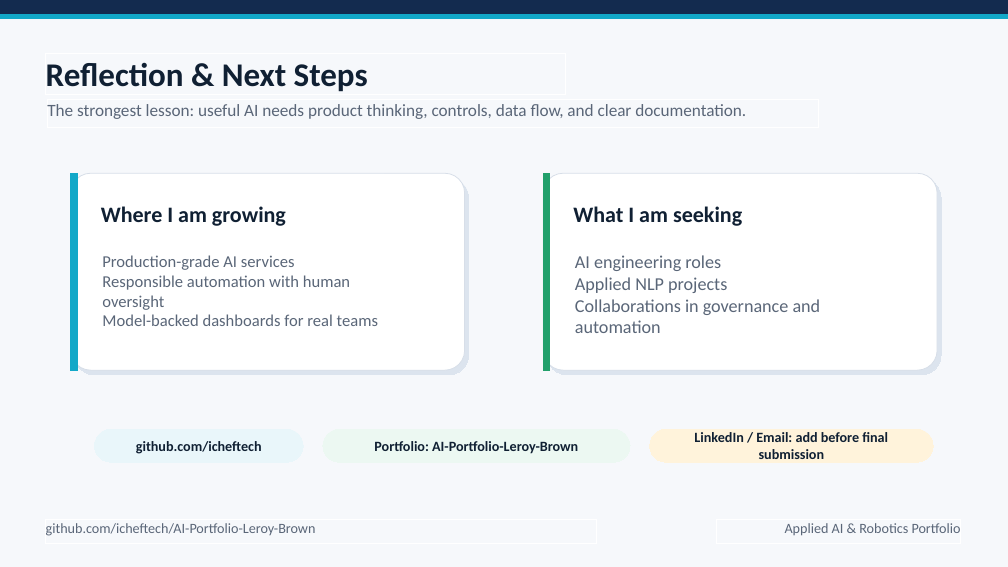
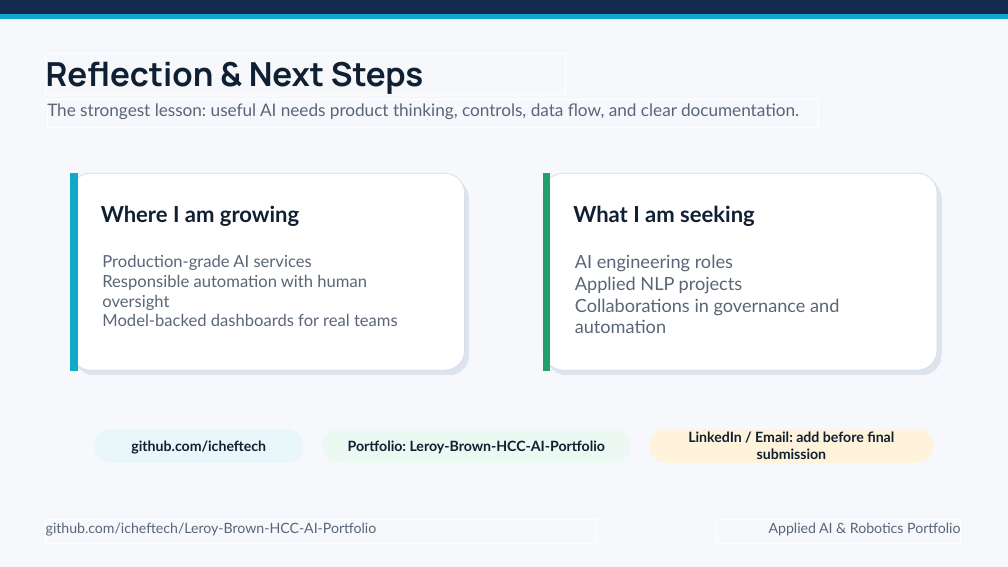
Before and after one commit to icheftech/Leroy-Brown-HCC-AI-Portfolio, a slide deck: slide 5 of Presentation/Pf_LeroyBrown_ITAI2373.pptx. Drawn at 1008x567 pixels with LibreOffice and Linux fonts; fonts in the diff are those of the drawing. Boxes give left, top, right and bottom in pixels: in the first picture for what was removed or moved away, otherwise in the second. Text is boxed around its words. In the diff, an @@ line names an element or a change of style, - is before the commit and + after.

Commit message:
Rename portfolio repository references

```diff
--- a/Presentation/Pf_LeroyBrown_ITAI2373.pptx
+++ b/Presentation/Pf_LeroyBrown_ITAI2373.pptx
@@ rectangle "Reflection & Next Steps" at box(45, 54, 566, 95): font Calibri to Manrope @@
@@ text in rounded rectangle at box(348, 440, 605, 454): text changed; font Calibri to Lato @@
-Portfolio: AI-Portfolio-Leroy-Brown
+Portfolio: Leroy-Brown-HCC-AI-Portfolio
@@ text in rectangle at box(46, 522, 377, 536): text changed; font Calibri to Lato @@
-github.com/icheftech/AI-Portfolio-Leroy-Brown
+github.com/icheftech/Leroy-Brown-HCC-AI-Portfolio
@@ font Calibri to Lato in 8 elements at box(47, 99, 819, 128), box(101, 201, 392, 230), box(102, 250, 409, 339), box(573, 201, 864, 230), box(575, 250, 882, 339), box(95, 430, 303, 463), box(650, 430, 933, 463), box(717, 520, 961, 544) @@
```
Also in this commit, not shown: 4 other slides changed, 3 other files.
